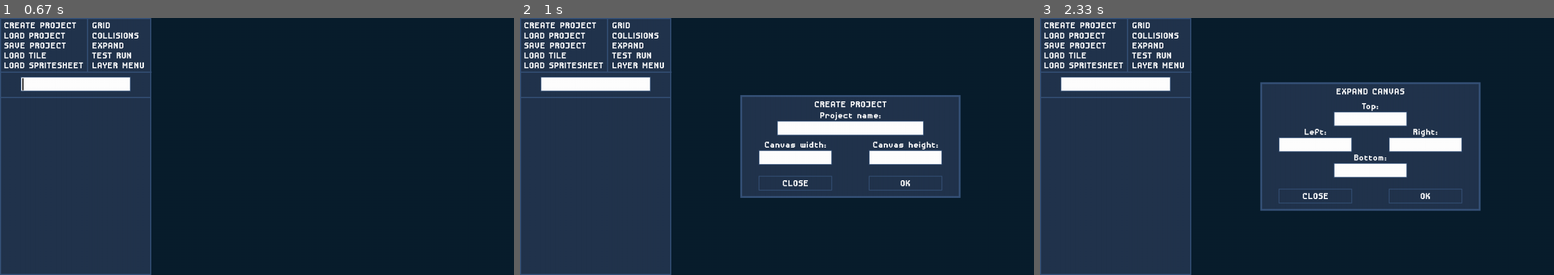
Above: before the commit, frames 1-3 (left to right).
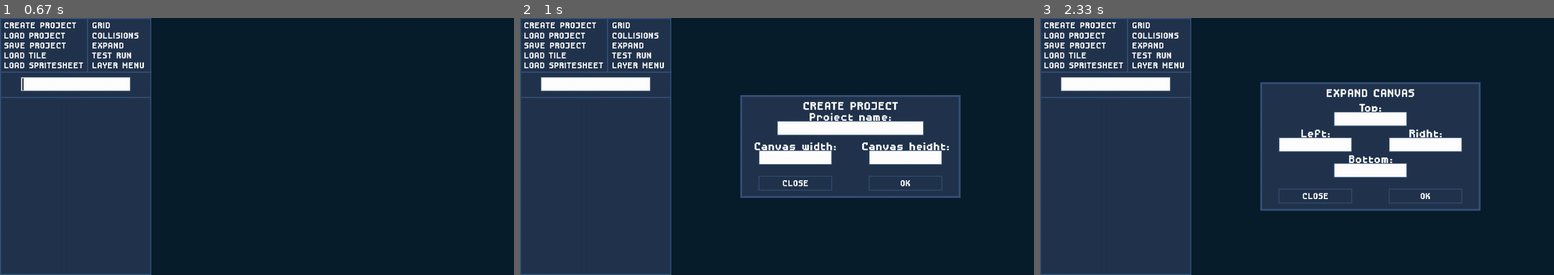
Above: after the commit, the same moments.

Repository: ImYourDope/PyGameLevelDesigner
Game: pygame game, started from main.py
Two runs of this game, one before a commit and one after it. Both use one fixed random seed, a clock stepped at 60 frames per second and the inputs below.
Inputs (mouse positions are in pixels of both pictures, inside the frame that each line leads up to):
- Up to frame 1 (0.67 s): press the mouse at (77, 84) at 0.37 s; move the mouse to (128, 74) at 0.47 s; release the mouse at (179, 66) at 0.6 s
- Up to frame 2 (1 s): press the mouse at (561, 25) at 0.7 s; move the mouse to (581, 41) at 0.8 s; release the mouse at (607, 53) at 0.93 s
- Up to frame 3 (2.33 s): press the mouse at (1394, 182) at 1.03 s; move the mouse to (1327, 169) at 1.13 s; release the mouse at (1261, 156) at 1.27 s; press the mouse at (1368, 115) at 1.37 s; move the mouse to (1399, 82) at 1.47 s; release the mouse at (1430, 48) at 1.6 s; click (1317, 182) at 1.72 s; press the mouse at (1147, 46) at 2.2 s; move the mouse to (1204, 66) at 2.3 s

Frame 1 is identical in both runs. In frame 2, 1.3% of the frame differs, in the area x 45-84%, y 32-52%; in frame 3, 0.9%.

Commit message:
Refactored label to new codestyle. Added hovering and changed blitting algorythm

Diff:
--- a/DOM/DOMEventElement.py
+++ b/DOM/DOMEventElement.py
@@ -42,15 +42,15 @@
     def onscroll(self, callback):
         self.on('scroll', callback)
 
-
     def draw(self, screen):
         self.elem.draw(screen)
 
     def mouse_collision(self, cors):
         return self.elem.mouse_collision(cors)
 
-
-    def process_event(self, event_name, event={}):
+    def process_event(self, event_name, event=None):
+        if event is None:
+            event = {}
         if event_name == 'click':
             self.elem.onclick(event)
         elif event_name == 'hover':
--- a/DOM/ElementInterface.py
+++ b/DOM/ElementInterface.py
@@ -1,4 +1,4 @@
-from abc import ABC, abstractmethod
+from abc import abstractmethod
 
 
 class ElementInterface:
--- a/DOM/Layout.py
+++ b/DOM/Layout.py
@@ -82,7 +82,7 @@
             next = self.dom[new_focus]
             next.process_event('focus')
 
-    def cors_to_dict(self, cors):
+    def pos_to_dict(self, cors):
         return {
             'x': cors[0],
             'y': cors[1]
@@ -94,7 +94,7 @@
                 self.dom[self.data['object in focus']].process_event('input', event)
         elif event.type == pygame.MOUSEBUTTONDOWN:
             for elem in self.dom.values():
-                if elem.mouse_collision(layout_manager.cors_to_relative_pos(pygame.mouse.get_pos())):
+                if elem.mouse_collision(layout_manager.absolute_pos_to_relative_pos(pygame.mouse.get_pos())):
                     elem.process_event('click', event)
                     self.change_focus(elem.id)
                     break
@@ -102,7 +102,7 @@
                 self.change_focus(None)
         elif event.type == pygame.MOUSEMOTION:
             for elem in self.dom.values():
-                if elem.mouse_collision(layout_manager.cors_to_relative_pos(pygame.mouse.get_pos())):
+                if elem.mouse_collision(layout_manager.absolute_pos_to_relative_pos(pygame.mouse.get_pos())):
                     elem.props['hover'] = True
                     elem.process_event('hover', event)
                 else:
@@ -121,7 +121,7 @@
         return (self.properties['width'],
                 self.properties['height'])
 
-    def cors(self):
+    def pos(self):
         return (self.properties['x'],
                 self.properties['y'])
 
@@ -143,7 +143,7 @@
             # pygame.draw.rect(screen, ui_main_color, self.rect())
             for elem in self.dom.values():
                 elem.draw(surface)
-            screen.blit(surface, self.cors())
+            screen.blit(surface, self.pos())
         else:
             for elem in self.dom.values():
                 elem.draw(screen)
--- a/DOM/LayoutManager.py
+++ b/DOM/LayoutManager.py
@@ -11,32 +11,30 @@
         self.layouts.append(layout)
         layout.init({})
 
-
     def pop(self):
         layout = self.layouts.pop()
         layout.delete()
-
 
     def last(self):
         if len(self.layouts) > 0:
             return self.layouts[len(self.layouts) - 1]
         return None
 
-    def cors_to_relative_pos(self, cors):
-        new_cors = [*cors]
+    def absolute_pos_to_relative_pos(self, pos):
+        new_pos = [*pos]
         for layout in self.layouts:
-            new_cors[0] -= layout.properties['x']
-            new_cors[1] -= layout.properties['y']
-        return new_cors
+            new_pos[0] -= layout.properties['x']
+            new_pos[1] -= layout.properties['y']
+        return new_pos
 
     def process_event(self, event):
         self.last().process_event(event)
 
-    def infocus(self, id):
-        return self.last().infocus(id)
+    def infocus(self, element_id):
+        return self.last().infocus(element_id)
 
-    def ishovered(self, id):
-        return self.last().ishovered(id)
+    def ishovered(self, element_id):
+        return self.last().ishovered(element_id)
 
     def draw(self, screen):
         for layout in self.layouts:
--- a/Interface/Button.py
+++ b/Interface/Button.py
@@ -45,7 +45,7 @@
     def mouse_collision(self, cors):
         return self.rect.collidepoint(cors) or self.shift_rect.collidepoint(cors)
 
-    def surface_blitting_pos(self):
+    def blitting_pos(self):
         pos = [*self.pos]
 
         button_width = self.rect.width
@@ -68,9 +68,9 @@
 
     def draw(self, screen):
         if not layout_manager.ishovered(self.id):
-            screen.blit(self.surface, self.surface_blitting_pos())
+            screen.blit(self.surface, self.blitting_pos())
         else:
-            screen.blit(self.surface, self.surface_blitting_pos())
+            screen.blit(self.surface, self.blitting_pos())
 
         pygame.draw.rect(screen, popup_screen_border_color, (self.pos, self.rect_size), 2)
 
--- a/Interface/Image.py
+++ b/Interface/Image.py
@@ -23,11 +23,11 @@
     def __init__(self, properties):
         self.id = properties['id']
         self.pos = properties['x'], properties['y']
-        self.rect_size = properties['width'], properties['height']
+        self.size = properties['width'], properties['height']
 
         self.rect = pygame.Rect(
             self.pos,
-            self.rect_size
+            self.size
         )
         self.align = properties['align']
         self.properties = properties
--- a/Interface/Label.py
+++ b/Interface/Label.py
@@ -1,6 +1,7 @@
-from settings import *
+import pygame
 
-from DOM.ElementInterface import ElementInterface
+from DOM import ElementInterface, layout_manager
+from settings import main_font_name, main_font_color
 
 
 class Label(ElementInterface):
@@ -9,6 +10,11 @@
         'y': 0,
         'height': 30,
         'text': '',
+        'hover': {
+            'position': 'relative',
+            'x': 0,
+            'y': 0
+        },
         'align': {
             'x': 'left',
             'y': 'top'
@@ -18,16 +24,22 @@
     def __init__(self, properties):
         self.id = properties['id']
 
-        self.properties = properties
-
+        self.pos = (
+            properties['x'],
+            properties['y']
+        )
+        self.hover = properties['hover']
+        self.font_size = properties['height']
         self.text = properties['text']
-        self.update_surface()
-
         self.align = properties['align']
 
-    def blitting_pos(self):
-        pos = [self.properties['x'], self.properties['y']]
+        self.font_renderer = pygame.font.Font(main_font_name, self.font_size)
 
+        self.update_surface()
+        self.set_blitting_pos()
+
+    def centering(self, pos):
+        pos = [*pos]
         width = self.surface.get_width()
         height = self.surface.get_height()
 
@@ -43,14 +55,32 @@
 
         return pos
 
+    def set_blitting_pos(self):
+        self.blitting_pos = self.centering(self.pos)
+
+        if self.hover['position'] == 'absolute':
+            self.hovered_blitting_pos = self.centering([self.hover['x'], self.hover['y']])
+        elif self.hover['position'] == 'relative':
+            pos = self.centering(self.pos)
+
+            pos[0] += self.hover['x']
+            pos[1] += self.hover['y']
+
+            self.hovered_blitting_pos = pos
+        else:
+            raise Exception('Incorrect "position" attribute value')
+
     def draw(self, screen):
-        screen.blit(self.surface, self.blitting_pos())
+        if layout_manager.ishovered(self.id):
+            screen.blit(self.surface, self.hovered_blitting_pos)
+        else:
+            screen.blit(self.surface, self.blitting_pos)
 
     def update_surface(self):
-        self.surface = main_font.render(self.text, False, main_font_color)
+        self.surface = self.font_renderer.render(self.text, False, main_font_color)
 
-    def mouse_collision(self, cors):
-        return False  # self.rect.collidepoint(cors)
+    def mouse_collision(self, pos):
+        return self.surface.get_rect(topleft=self.blitting_pos).collidepoint(pos)
 
     def set_text(self, text):
         self.text = text
--- a/main.xml
+++ b/main.xml
@@ -10,13 +10,13 @@
                x="10"/>
     </TextButton>
 
-    <TextButton id="load-project-button"
+    <Label id="load-project-button"
                 x="10"
                 y="33"
                 text="LOAD PROJECT">
         <Hover position="relative"
                x="10"/>
-    </TextButton>
+    </Label>
 
     <TextButton id="save-project-button"
                 x="10"
--- a/settings.py
+++ b/settings.py
@@ -12,6 +12,7 @@
 # FONT SETTINGS
 pygame.font.init()
 main_font_size = 30
+main_font_name = 'DisposableDroidBB_bld.ttf'
 main_font = pygame.font.Font('DisposableDroidBB_bld.ttf', main_font_size)
 main_font_color = (255, 255, 255)
 
